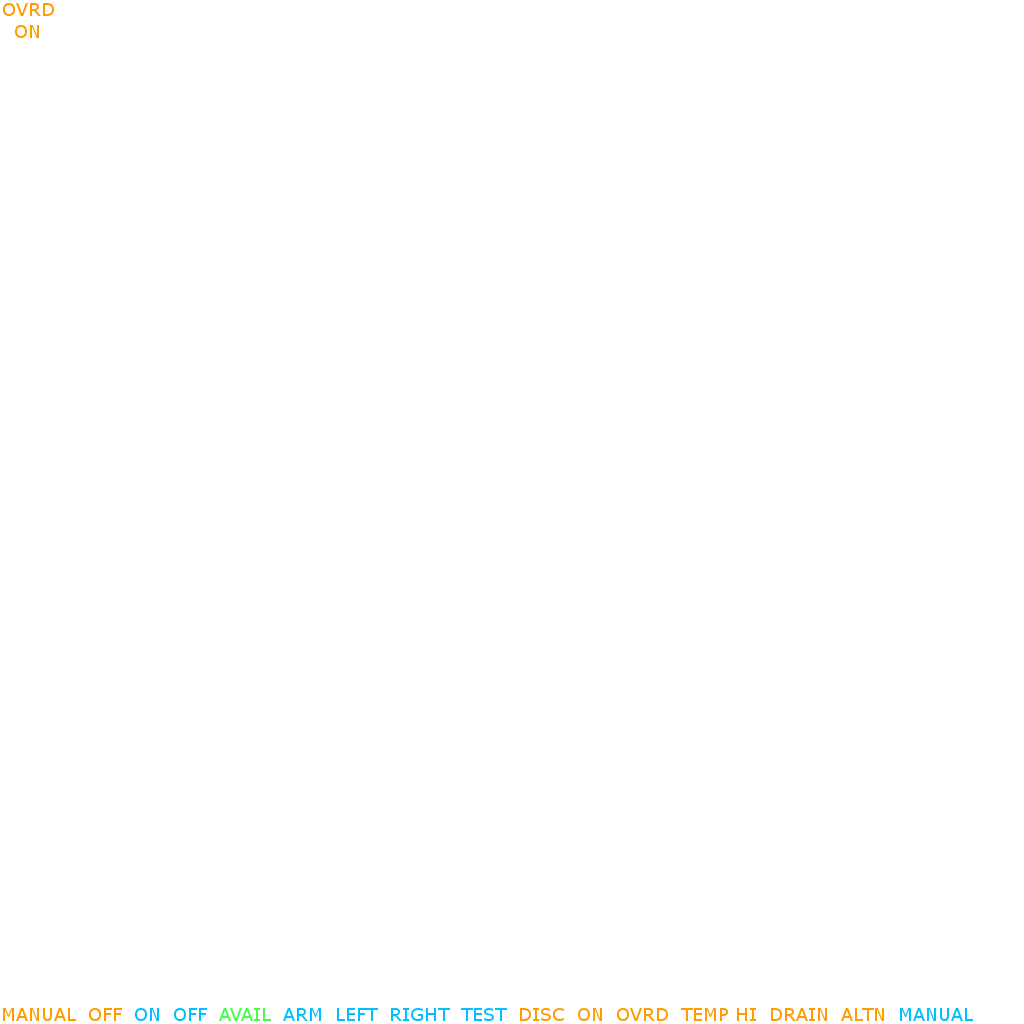
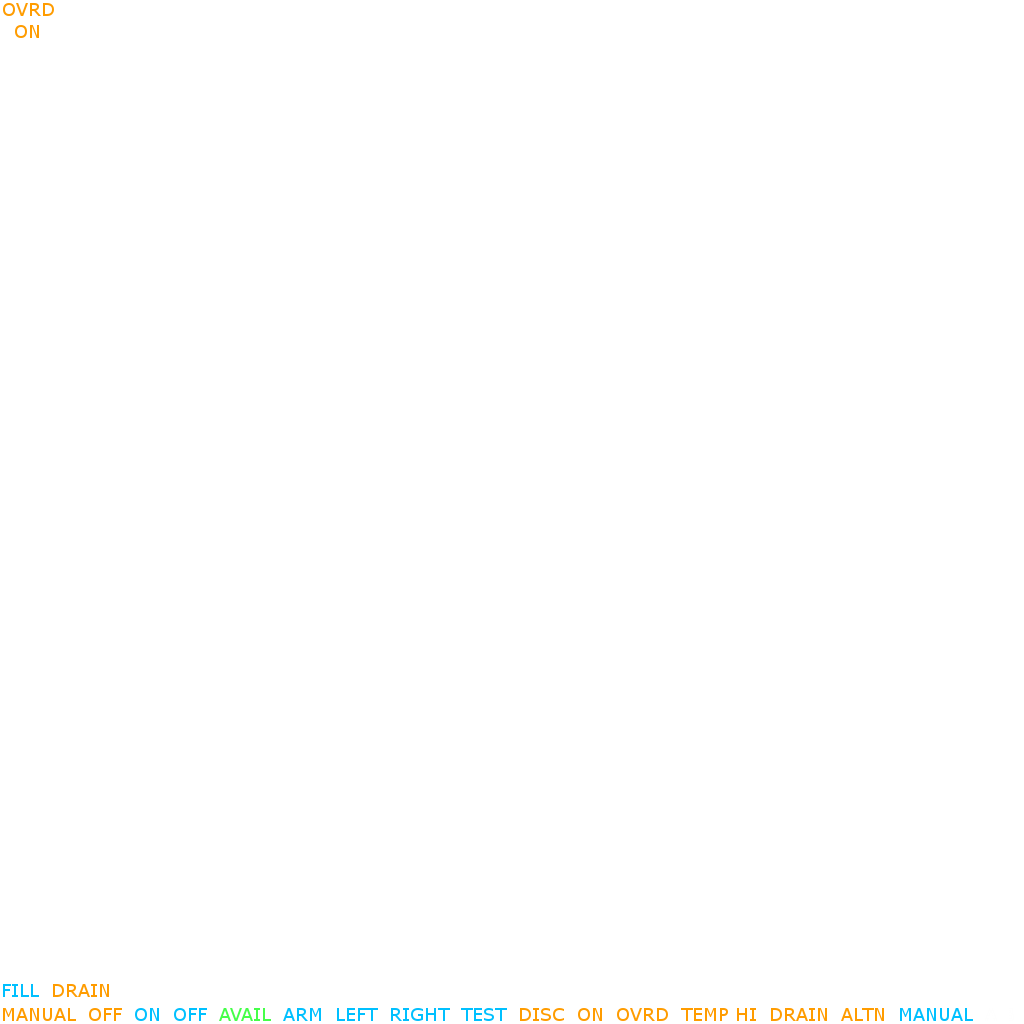
The second 1024px x 1024px image is a revision of the first. Changes to its layers:
added layer "FILL DRAIN" above "MANUAL OFF ON OFF AVAIL A..." over [3, 984, 109, 997]
